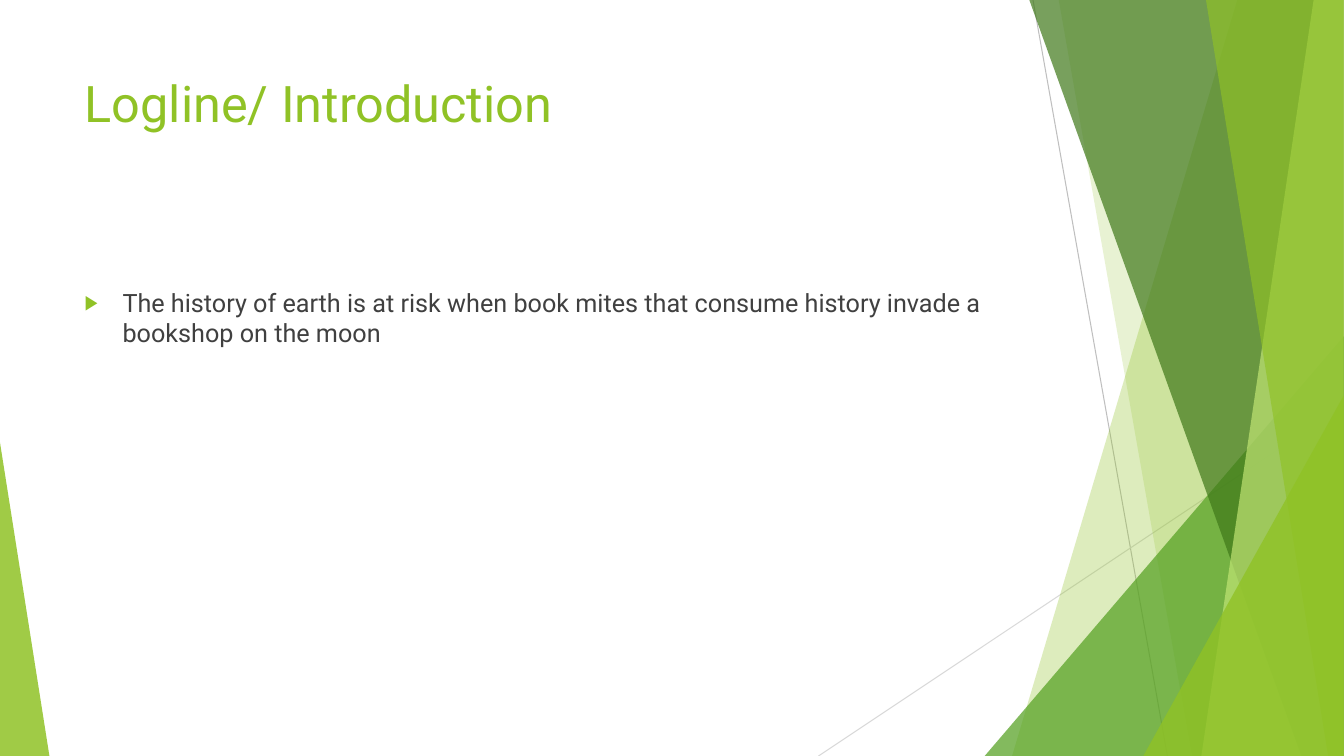
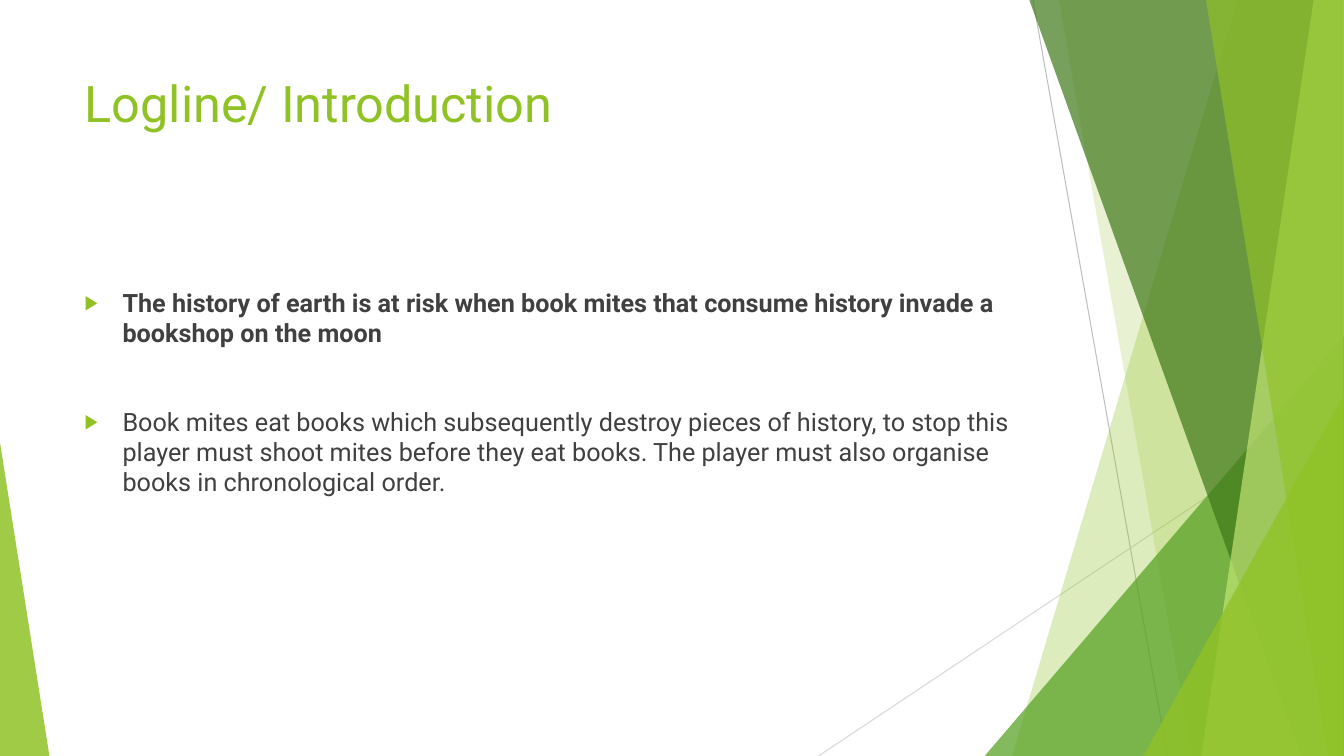
Before and after one commit to UoSGamesGroups/first-semester-l4-5-group-14, a slide deck: slide 2 of Group 14.pptx. Drawn at 1344x756 pixels with LibreOffice and Linux fonts; fonts in the diff are those of the drawing. Boxes give left, top, right and bottom in pixels: in the first picture for what was removed or moved away, otherwise in the second. Text is boxed around its words. In the diff, an @@ line names an element or a change of style, - is before the commit and + after.

```diff
--- a/Group 14.pptx
+++ b/Group 14.pptx
@@ text at [123, 293, 994, 347]: bold on in "The history of earth is at risk ..." @@
@@ text at [123, 412, 1008, 497]: paragraph added @@
+▶ Book mites eat books which subsequently destroy pieces of history, to stop this player must shoot mites before they eat books. The player must also organise books in chronological order.
```
Also in this commit, not shown: 3 other slides changed, 1 slide added.
